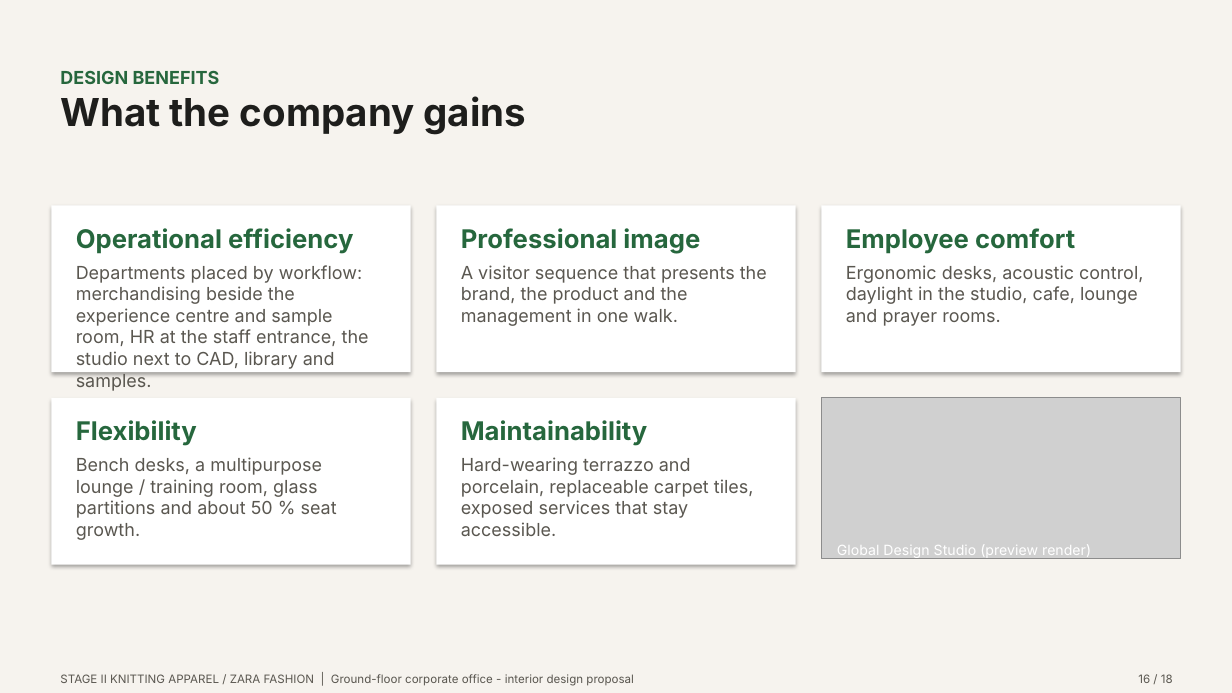
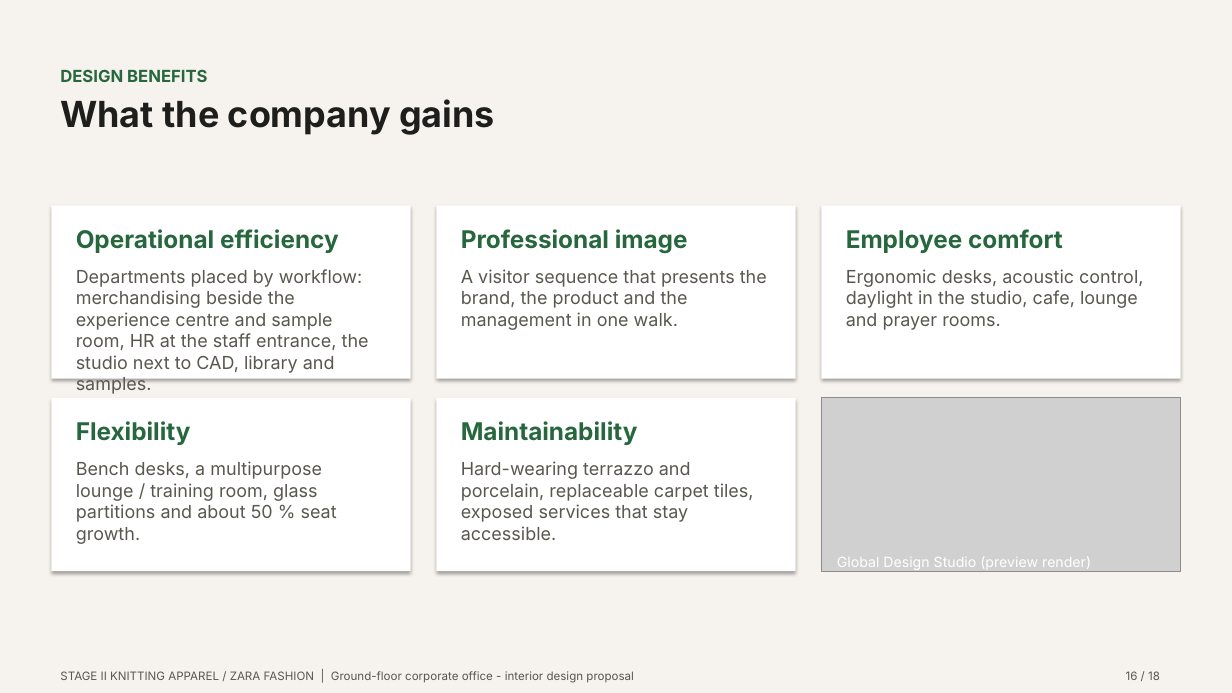
Before and after one commit to i-m-r-a-n/Practice01, a slide deck: slide 16 of GARMENT_OFFICE_FINAL_PRESENTATION/03_PRESENTATION/Garment_Office_Design_Pitch.pptx. Drawn at 1232x693 pixels with LibreOffice and Linux fonts; fonts in the diff are those of the drawing; grey boxes stand for pictures. Boxes give left, top, right and bottom in pixels: in the first picture for what was removed or moved away, otherwise in the second. Text is boxed around its words. In the diff, an @@ line names an element or a change of style, - is before the commit and + after.

```diff
--- a/GARMENT_OFFICE_FINAL_PRESENTATION/03_PRESENTATION/Garment_Office_Design_Pitch.pptx
+++ b/GARMENT_OFFICE_FINAL_PRESENTATION/03_PRESENTATION/Garment_Office_Design_Pitch.pptx
@@ text "DESIGN BENEFITS" at box(60, 69, 207, 82): size 14 to 13 pt @@
@@ text "What the company gains" at box(60, 99, 495, 135): size 30 to 28 pt @@
@@ rectangle: place and size @@
-rectangle at box(52, 205, 411, 372)
+rectangle at box(52, 205, 411, 379)
@@ rectangle: place and size @@
-rectangle at box(436, 205, 796, 372)
+rectangle at box(436, 205, 796, 379)
@@ rectangle: place and size @@
-rectangle at box(822, 205, 1181, 372)
+rectangle at box(822, 205, 1181, 379)
@@ rectangle: place and size @@
-rectangle at box(52, 398, 411, 566)
+rectangle at box(52, 398, 411, 572)
@@ size 20 to 19 pt in 5 elements at box(461, 421, 638, 445), box(76, 229, 339, 253), box(461, 229, 688, 254), box(846, 229, 1063, 253), box(76, 421, 191, 445) @@
@@ rectangle: place and size @@
-rectangle at box(436, 398, 796, 566)
+rectangle at box(436, 398, 796, 572)
@@ picture: place and size @@
-picture at box(822, 398, 1181, 559)
+picture at box(822, 398, 1181, 572)
@@ 5 texts: place and size @@
-5 texts at box(76, 265, 1143, 540)
+5 texts at box(76, 269, 1143, 544)
@@ text "Global Design Studio (preview render)": place and size @@
-text "Global Design Studio (preview render)" at box(837, 544, 1091, 558)
+text "Global Design Studio (preview render)" at box(837, 556, 1091, 570)
@@ text "16 / 18": place and size @@
-text "16 / 18" at box(1138, 674, 1173, 683)
+text "16 / 18" at box(1126, 671, 1160, 680)
```
Also in this commit, not shown: 17 other slides changed, 40 other files.
